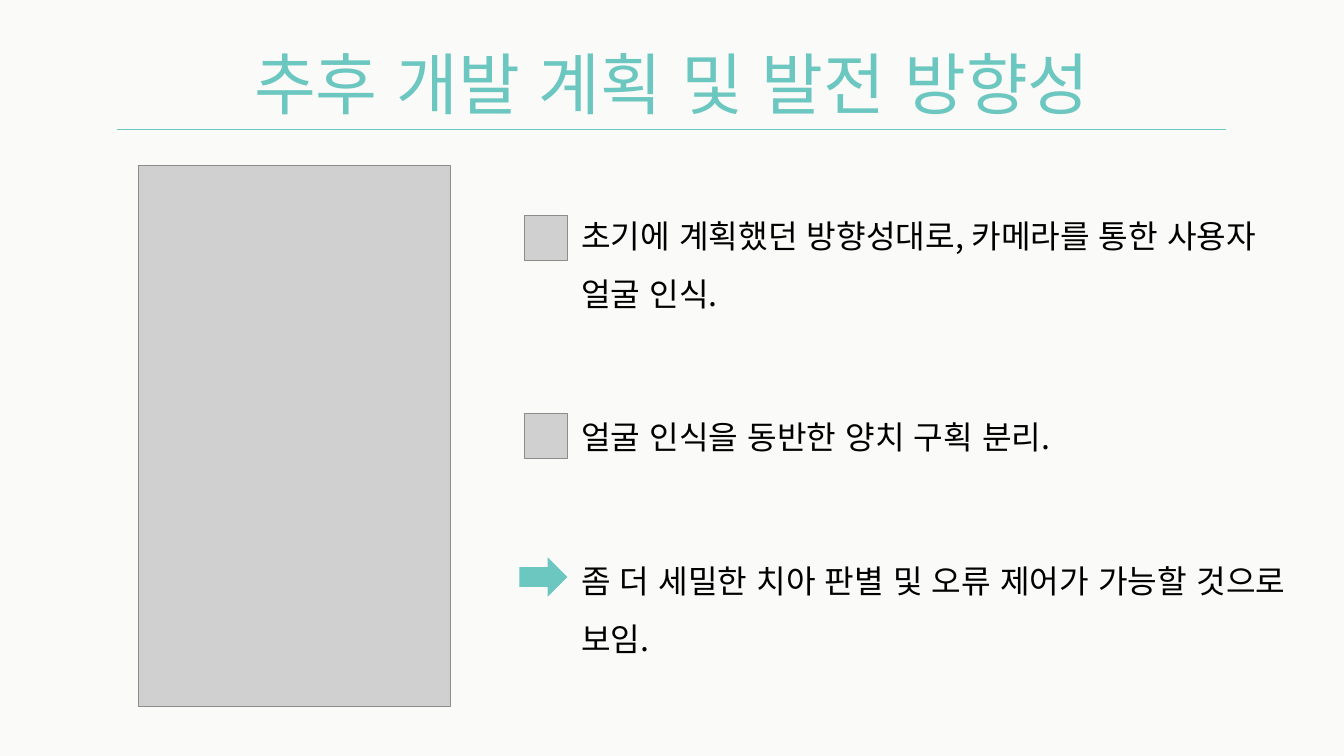
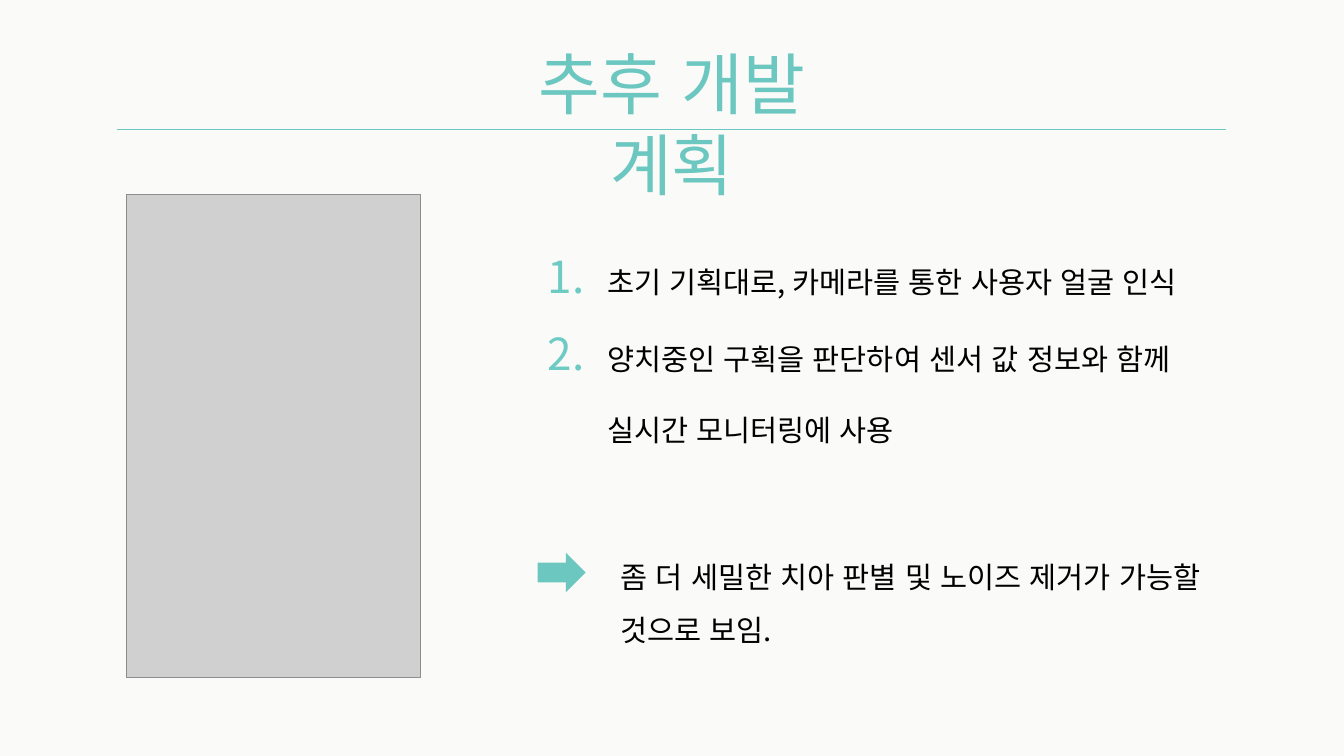
Before and after one commit to Team-Achi/Docs, a slide deck: slide 21 of PPT/캡스톤디자인_14주차_최종데모_5조.pptx (slide 23 before the commit). Drawn at 1344x756 pixels with LibreOffice and Linux fonts; fonts in the diff are those of the drawing; grey boxes stand for pictures. Boxes give left, top, right and bottom in pixels: in the first picture for what was removed or moved away, otherwise in the second. Text is boxed around its words. In the diff, an @@ line names an element or a change of style, - is before the commit and + after.

```diff
--- a/PPT/캡스톤디자인_14주차_최종데모_5조.pptx
+++ b/PPT/캡스톤디자인_14주차_최종데모_5조.pptx
@@ text at <box>539,53,805,195</box>: text changed @@
-추후 개발 계획 및 발전 방향성
+추후 개발 계획
@@ picture: place and size @@
-picture at <box>138,165,451,707</box>
+picture at <box>127,195,420,679</box>
@@ picture removed at <box>524,216,568,261</box> @@
@@ text added at <box>607,268,1177,444</box>, 21 pt, text #000000 @@
+  1. 초기 기획대로, 카메라를 통한 사용자 얼굴 인식
+  2. 양치중인 구획을 판단하여 센서 값 정보와 함께 실시간 모니터링에 사용
@@ picture removed at <box>524,413,568,459</box> @@
@@ right arrow: place and size @@
-right arrow at <box>519,558,568,597</box>
+right arrow at <box>537,553,586,592</box>
@@ text at <box>621,563,1200,643</box>: text changed; size 23 to 21 pt @@
-• 초기에 계획했던 방향성대로, 카메라를 통한 사용자 얼굴 인식.
-• 얼굴 인식을 동반한 양치 구획 분리.
-• 좀 더 세밀한 치아 판별 및 오류 제어가 가능할 것으로 보임.
+좀 더 세밀한 치아 판별 및 노이즈 제거가 가능할 것으로 보임.
```
Also in this commit, not shown: 13 other slides changed, 5 slides added, 8 slides removed, 2 other files.
